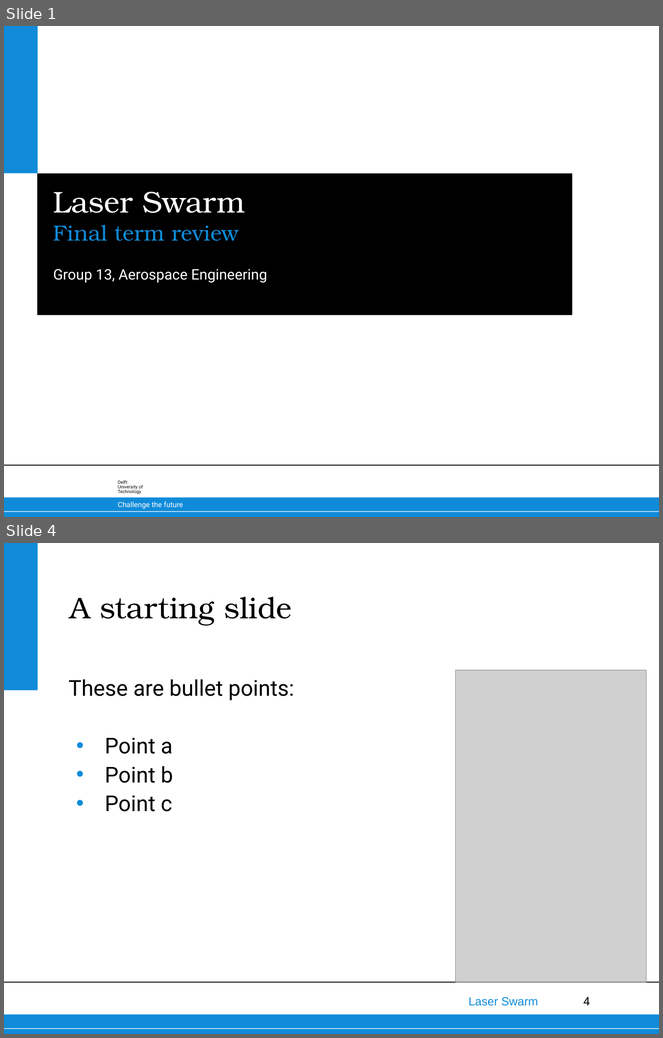
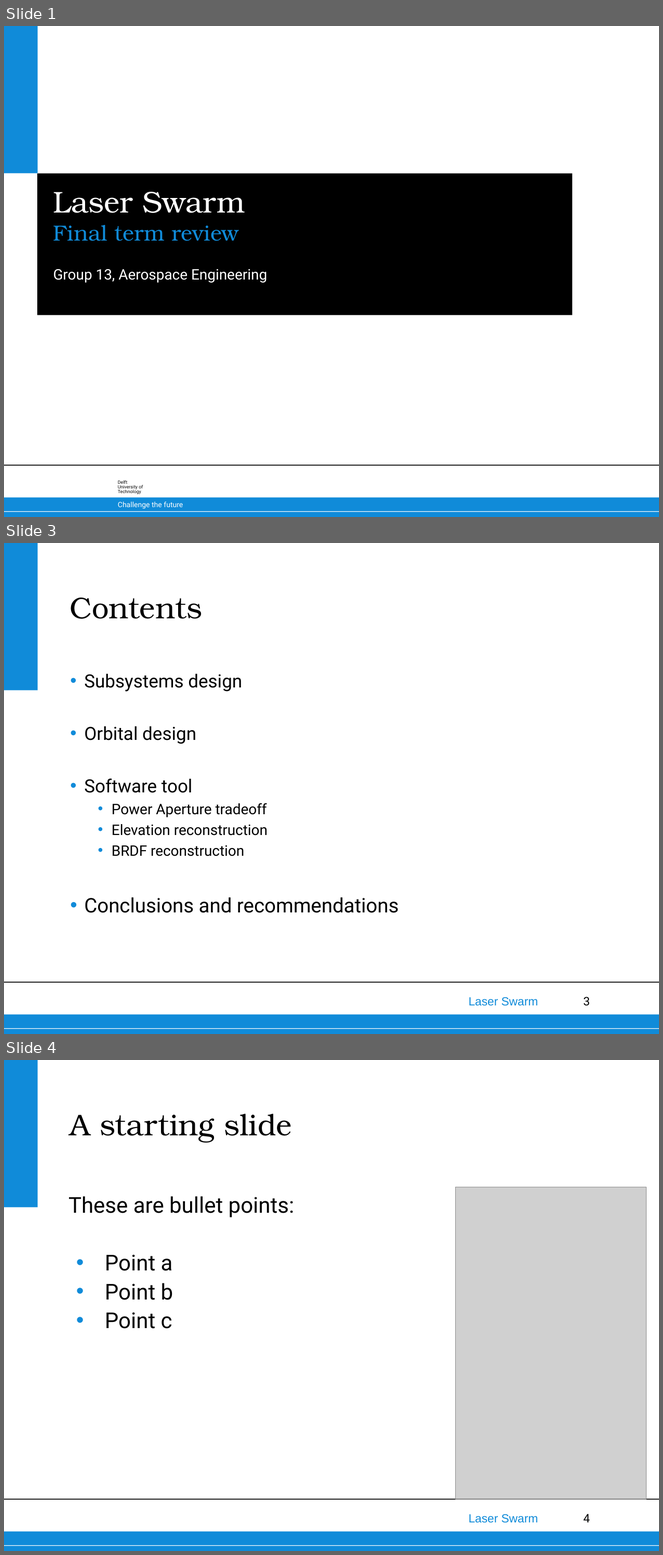
Before and after one commit to thewisenerd/laser-swarm, a slide deck: finalPresentation/FinalPresentation.ppt. Shown one above the other, each under a label of ours: slides 1 and 4 before the commit, slides 1, 3 and 4 after it; the slides between them are not shown. The pictures are 663x1038 and 663x1555 pixels, drawn with LibreOffice and Linux fonts; fonts in the diff are those of the drawing; grey boxes stand for pictures; background and template pictures are left out. Boxes give left, top, right and bottom in pixels: in the first picture for what was removed or moved away, otherwise in the second. Text is boxed around its words. In the diff, an @@ line names an element or a change of style, - is before the commit and + after.

Commit message:
Expansion of contents and conclusions

```diff
--- a/finalPresentation/FinalPresentation.ppt
+++ b/finalPresentation/FinalPresentation.ppt
@@ slide 3 added at (4,543,659,1034), background #FFFFFF; not listed: 6 template elements that a slide beside it also shows @@
@@ title added at (70,598,202,619), 33 pt, text #000000 @@
+Contents
@@ text added at (84,674,399,913), 16 pt, text #000000 @@
+• Subsystems design
+• Orbital design
+• Software tool
+  • Power Aperture tradeoff
+  • Elevation reconstruction
+  • BRDF reconstruction
+• Conclusions and recommendations
```
Also in this commit, not shown: 9 other slides added, 2 slides removed.
